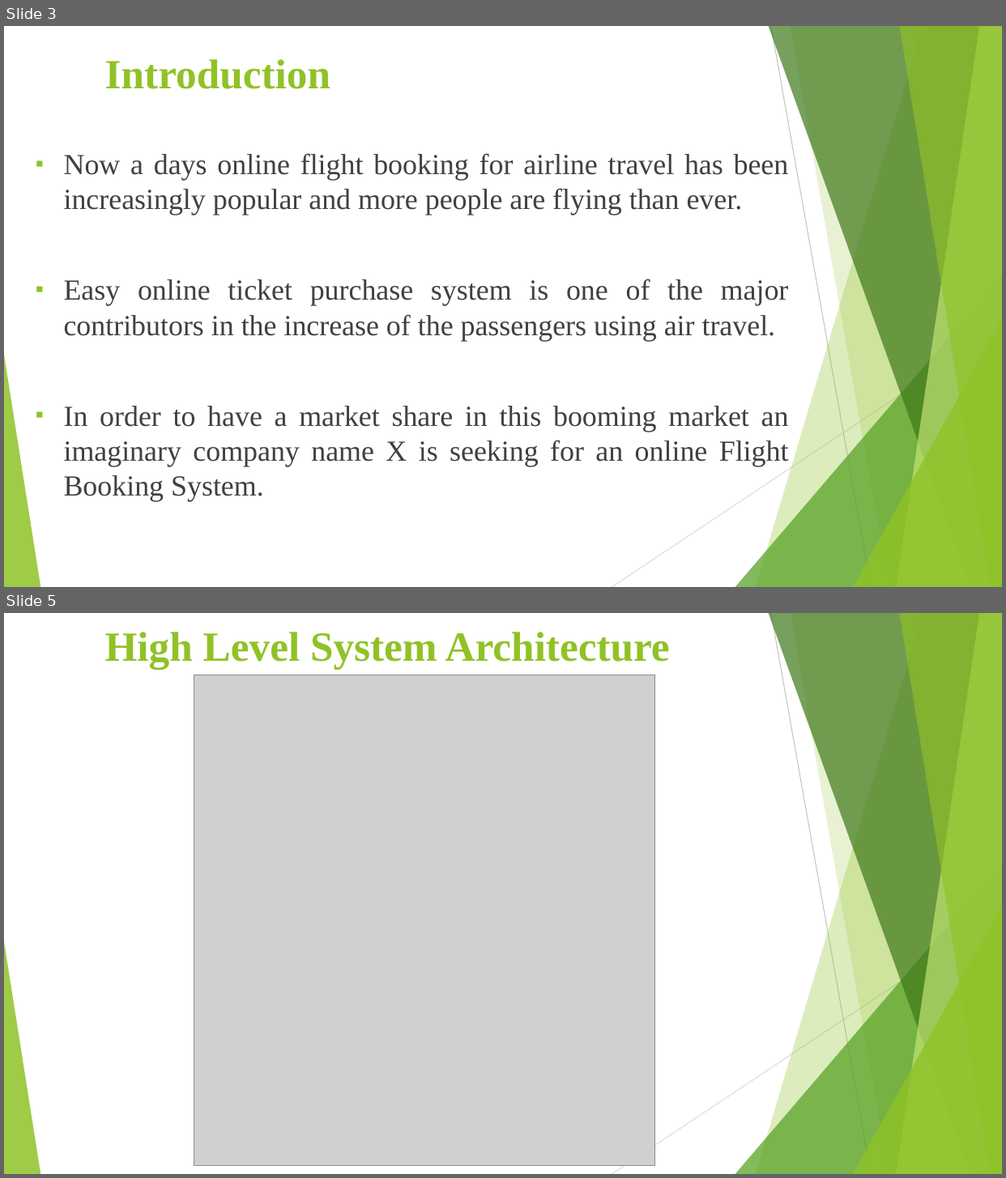
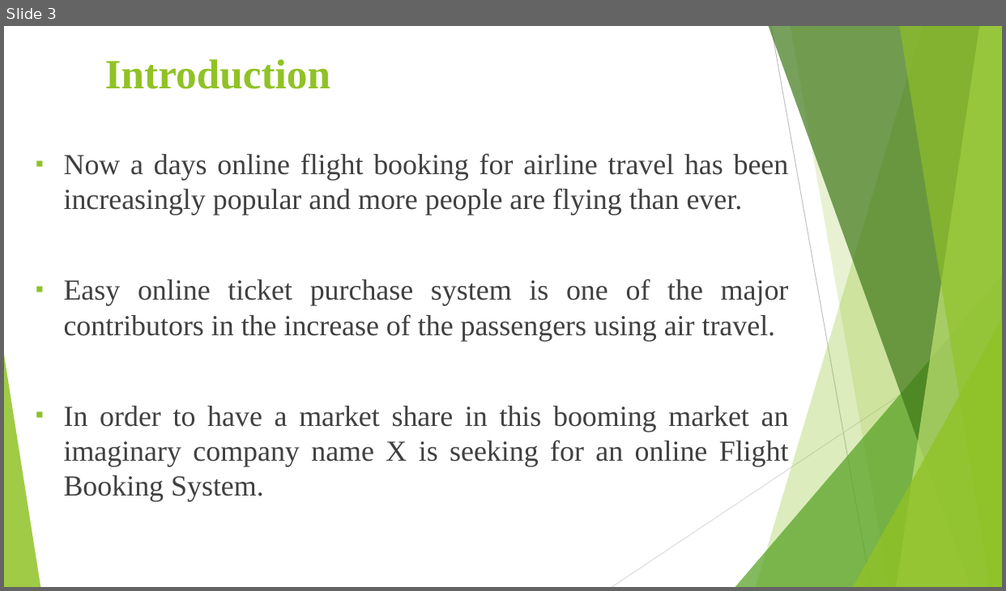
Before and after one commit to niguskidane/AirLine-Flight-Booking-System, a slide deck: Airline Flight-Booking-System.pptx. Shown one above the other, each under a label of ours: slides 3 and 5 before the commit, slide 3 after it; the slides between them are not shown. The pictures are 1006x1178 and 1006x591 pixels, drawn with LibreOffice and Linux fonts; fonts in the diff are those of the drawing; grey boxes stand for pictures. Boxes give left, top, right and bottom in pixels: in the first picture for what was removed or moved away, otherwise in the second. Text is boxed around its words. In the diff, an @@ line names an element or a change of style, - is before the commit and + after.

```diff
--- a/Airline Flight-Booking-System.pptx
+++ b/Airline Flight-Booking-System.pptx
@@ slide 5 removed at bbox=[4, 613, 1002, 1174], background #FFFFFF; not listed: 10 template elements that a slide beside it also shows @@
@@ text removed at bbox=[105, 632, 670, 669] @@
-High Level System Architecture
@@ picture removed at bbox=[194, 675, 655, 1166] @@
```
Also in this commit, not shown: 5 slides changed, 4 slides added, 2 other slides removed.
